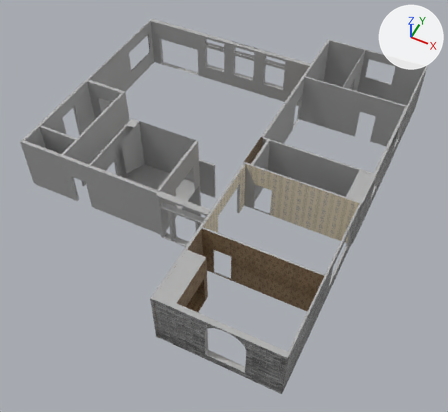
One commit to the Blender file Game 2/Assets/Blender Imports/FirstFloorWalls(Rooms Separated).blend: the scene before it, then after it.
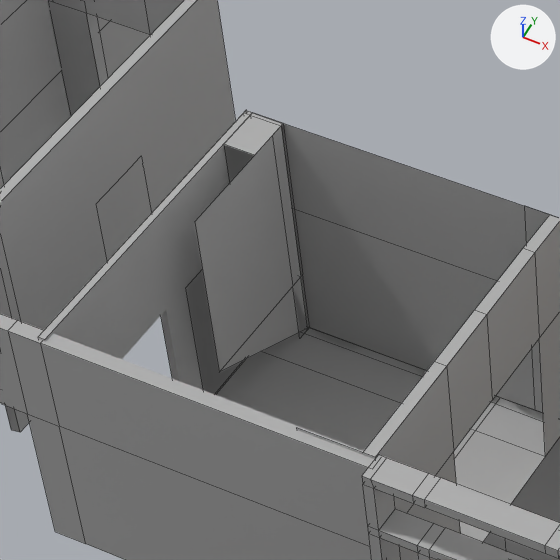
Each version appears first whole from a 50 mm camera at (37.2, -50.0, 49.8) aimed at (16.3, -8.2, -2.4), and next in a close-up on the part from 18% to 44% of the width and 23% to 52% of the height. Every picture has the same lights, and +X, +Y and +Z are marked at upper right. The older version's two pictures come first. The close-ups show mesh edges as thin lines.

Objects in the first close-up: 'Basement Stairs', 'Front Door', 'Garage Hallway', 'Half Bathroom', 'Irrelevant Areas', 'Laundry  Room', 'Main Area Walls'.
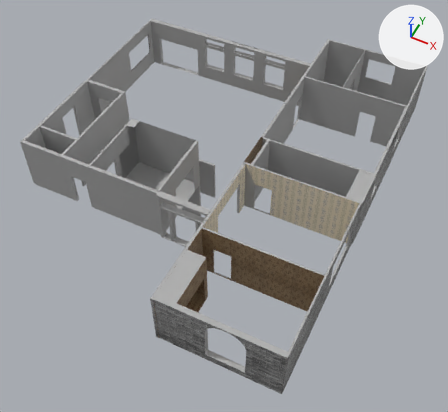
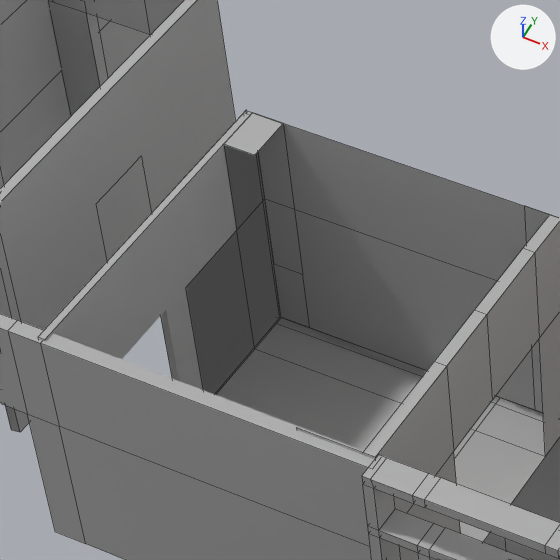
Boxes (x1, y1, x2, y2) around the edits, measured in the close-ups (560 x 560 px):
part 1 of me_plane_025, deleted: before (195, 127, 309, 372)

Patch to the scene script:
```diff
--- a/Game 2/Assets/Blender Imports/FirstFloorWalls(Rooms Separated).blend.py
+++ b/Game 2/Assets/Blender Imports/FirstFloorWalls(Rooms Separated).blend.py
@@ me_plane_025 @@
 # used by ob_main_area_walls; location = (16.4, -6.52, 2.87); rotation_euler = (1.571, 0.0, 0.0), in degrees (90, 0, 0)
-me_plane_025.from_pydata(...)  # 354 vertices, 241 faces; spans x -19.4..3.2, y -8.4..3.5, z -16.1..10.1
+me_plane_025.from_pydata(...)  # 342 vertices, 235 faces; spans x -19.4..3.2, y -8.4..3.5, z -16.1..10.1
+# me_plane_025 part 1: the loose piece of 12 vertices spanning x -10.9..-10.1, y -2.9..3.5, z 1.9..5.5 is deleted
 me_plane_025.materials.append(mat_material_020)
```
